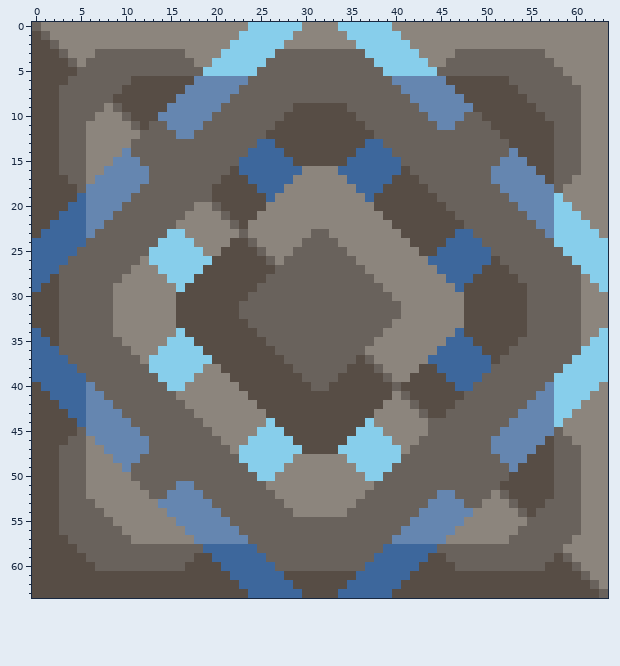
Pixel-art sprite: assets/sprites/blocks/crafting/thermal-coil.png. This is how it looked before the edit.
The file is 64x64 pixels.
After the commit:
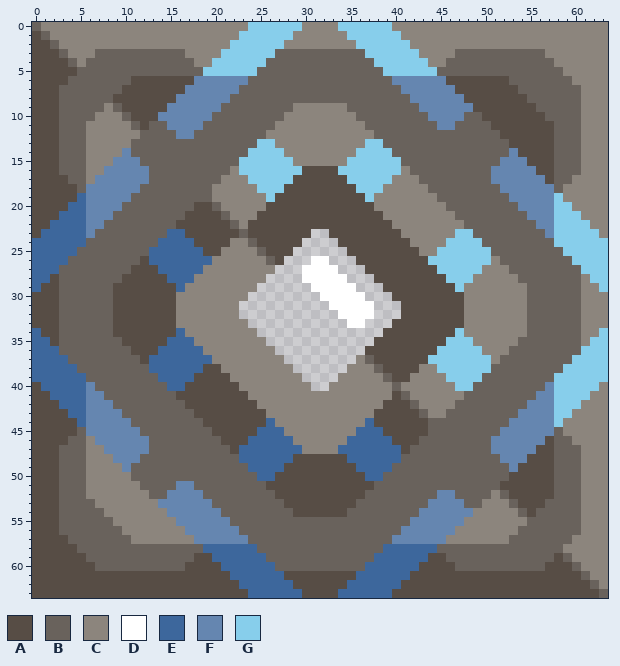
Palette (. is transparent): A #574d45  B #69625c  C #8c857d  D #ffffff  E #3d679c  F #6586b0  G #87ceeb
The edit:
y 9: x 29..34 AAAAAA -> CCCCCC
y 10: x 28..35 AAAAAAAA -> CCCCCCCC
y 11: x 27..36 AAAAAAAAAA -> CCCCCCCCCC
y 12: x 26..37 AAAAAAAAAAAA -> CCCCCCCCCCCC
y 13: x 25..38 EEAAAAAAAAAAEE -> GGCCCCCCCCCCGG
y 14: x 24..39 EEEEAAAAAAAAEEEE -> GGGGCCCCCCCCGGGG
y 15: x 23..40 EEEEEEAAAAAAEEEEEE -> GGGGGGCCCCCCGGGGGG
y 16: x 22..41 AEEEEEEECCCCEEEEEEEA -> CGGGGGGGAAAAGGGGGGGC
y 17: x 21..42 AAAEEEEECCCCCCEEEEEAAA -> CCCGGGGGAAAAAAGGGGGCCC
y 18: x 20..43 AAAAAEEECCCCCCCCEEEAAAAA -> CCCCCGGGAAAAAAAAGGGCCCCC
y 19: x 20..44 AAAAAAECCCCCCCCCCEAAAAAAA -> CCCCCCGAAAAAAAAAAGCCCCCCC
y 20: x 18..19 CC -> AA; x 21..45 AAAAACCCCCCCCCCCCAAAAAAAA -> CCCCCAAAAAAAAAAAACCCCCCCC
y 21: x 17..20 CCCC -> AAAA; x 22..46 AAACCCCCCCCCCCCCCAAAAAAAA -> CCCAAAAAAAAAAAAAACCCCCCCC
y 22: x 16..21 CCCCCC -> AAAAAA; x 23..47 ACCCCCCCCCCCCCCCCAAAAAAAA -> CAAAAAAAAAAAAAAAACCCCCCCC
y 23: x 15..22 GGCCCCCC -> EEAAAAAA; x 24..48 CCCCCCCBBCCCCCCCCAAAAAAEE -> AAAAAAA..AAAAAAAACCCCCCGG
y 24: x 14..23 GGGGCCCCAA -> EEEEAAAACC; x 25..49 CCCCCBBBBCCCCCCCCAAAAEEEE -> AAAAA....AAAAAAAACCCCGGGG
y 25: x 13..24 GGGGGGCCAAAA -> EEEEEEAACCCC; x 26..50 CCCBBBBBBCCCCCCCCAAEEEEEE -> AAA......AAAAAAAACCGGGGGG
y 26: x 12..25 CGGGGGGGAAAAAA -> AEEEEEEECCCCCC; x 27..51 CBBBBBBBBCCCCCCCCEEEEEEEA -> A...DD...AAAAAAAAGGGGGGGC
y 27: x 11..52 CCCGGGGGAAAAAAAABBBBBBBBBBCCCCCCCCEEEEEAAA -> AAAEEEEECCCCCCCC...DDDD...AAAAAAAAGGGGGCCC
y 28: x 10..53 CCCCCGGGAAAAAAAABBBBBBBBBBBBCCCCCCCCEEEAAAAA -> AAAAAEEECCCCCCCC....DDDDD...AAAAAAAAGGGCCCCC
y 29: x 9..54 CCCCCCCGAAAAAAAABBBBBBBBBBBBBBCCCCCCCCEAAAAAAA -> AAAAAAAECCCCCCCC......DDDDD...AAAAAAAAGCCCCCCC
y 30: x 9..54 CCCCCCCAAAAAAAABBBBBBBBBBBBBBBBCCCCCCCCAAAAAAA -> AAAAAAACCCCCCCC........DDDDD...AAAAAAAACCCCCCC
y 31: x 9..54 CCCCCCCAAAAAAABBBBBBBBBBBBBBBBBBCCCCCCCAAAAAAA -> AAAAAAACCCCCCC..........DDDDD...AAAAAAACCCCCCC
y 32: x 9..54 CCCCCCCAAAAAAABBBBBBBBBBBBBBBBBBCCCCCCCAAAAAAA -> AAAAAAACCCCCCC...........DDDD...AAAAAAACCCCCCC
y 33: x 9..54 CCCCCCCAAAAAAAABBBBBBBBBBBBBBBBCCCCCCCCAAAAAAA -> AAAAAAACCCCCCCC...........DD...AAAAAAAACCCCCCC
y 34: x 9..54 CCCCCCCGAAAAAAAABBBBBBBBBBBBBBCCCCCCCCEAAAAAAA -> AAAAAAAECCCCCCCC..............AAAAAAAAGCCCCCCC
y 35: x 10..53 CCCCCGGGAAAAAAAABBBBBBBBBBBBCCCCCCCCEEEAAAAA -> AAAAAEEECCCCCCCC............AAAAAAAAGGGCCCCC
y 36: x 11..52 CCCGGGGGAAAAAAAABBBBBBBBBBCCCCCCCCEEEEEAAA -> AAAEEEEECCCCCCCC..........AAAAAAAAGGGGGCCC
y 37: x 12..36 CGGGGGGGAAAAAAAABBBBBBBBA -> AEEEEEEECCCCCCCC........C; x 38..51 CCCCCCEEEEEEEA -> AAAAAAGGGGGGGC
y 38: x 13..37 GGGGGGCCAAAAAAAABBBBBBAAA -> EEEEEEAACCCCCCCC......CCC; x 39..50 CCCCAAEEEEEE -> AAAACCGGGGGG
y 39: x 14..38 GGGGCCCCAAAAAAAABBBBAAAAA -> EEEEAAAACCCCCCCC....CCCCC; x 40..49 CCAAAAEEEE -> AACCCCGGGG
y 40: x 15..39 GGCCCCCCAAAAAAAABBAAAAAAA -> EEAAAAAACCCCCCCC..CCCCCCC; x 41..48 AAAAAAEE -> CCCCCCGG
y 41: x 16..40 CCCCCCCCAAAAAAAAAAAAAAAAC -> AAAAAAAACCCCCCCCCCCCCCCCA; x 42..47 AAAAAA -> CCCCCC
y 42: x 17..41 CCCCCCCCAAAAAAAAAAAAAACCC -> AAAAAAAACCCCCCCCCCCCCCAAA; x 43..46 AAAA -> CCCC
y 43: x 18..42 CCCCCCCCAAAAAAAAAAAACCCCC -> AAAAAAAACCCCCCCCCCCCAAAAA; x 44..45 AA -> CC
y 44: x 19..43 CCCCCCCGAAAAAAAAAAGCCCCCC -> AAAAAAAECCCCCCCCCCEAAAAAA
y 45: x 20..43 CCCCCGGGAAAAAAAAGGGCCCCC -> AAAAAEEECCCCCCCCEEEAAAAA
y 46: x 21..42 CCCGGGGGAAAAAAGGGGGCCC -> AAAEEEEECCCCCCEEEEEAAA
y 47: x 22..41 CGGGGGGGAAAAGGGGGGGC -> AEEEEEEECCCCEEEEEEEA
y 48: x 23..40 GGGGGGCCCCCCGGGGGG -> EEEEEEAAAAAAEEEEEE
y 49: x 24..39 GGGGCCCCCCCCGGGG -> EEEEAAAAAAAAEEEE
y 50: x 25..38 GGCCCCCCCCCCGG -> EEAAAAAAAAAAEE
y 51: x 26..37 CCCCCCCCCCCC -> AAAAAAAAAAAA
y 52: x 27..36 CCCCCCCCCC -> AAAAAAAAAA
y 53: x 28..35 CCCCCCCC -> AAAAAAAA
y 54: x 29..34 CCCCCC -> AAAAAA
Boxes around the changes in both pictures, in picture pixels (x1, y1, x2, y2):
changed: (113, 103, 527, 517)
